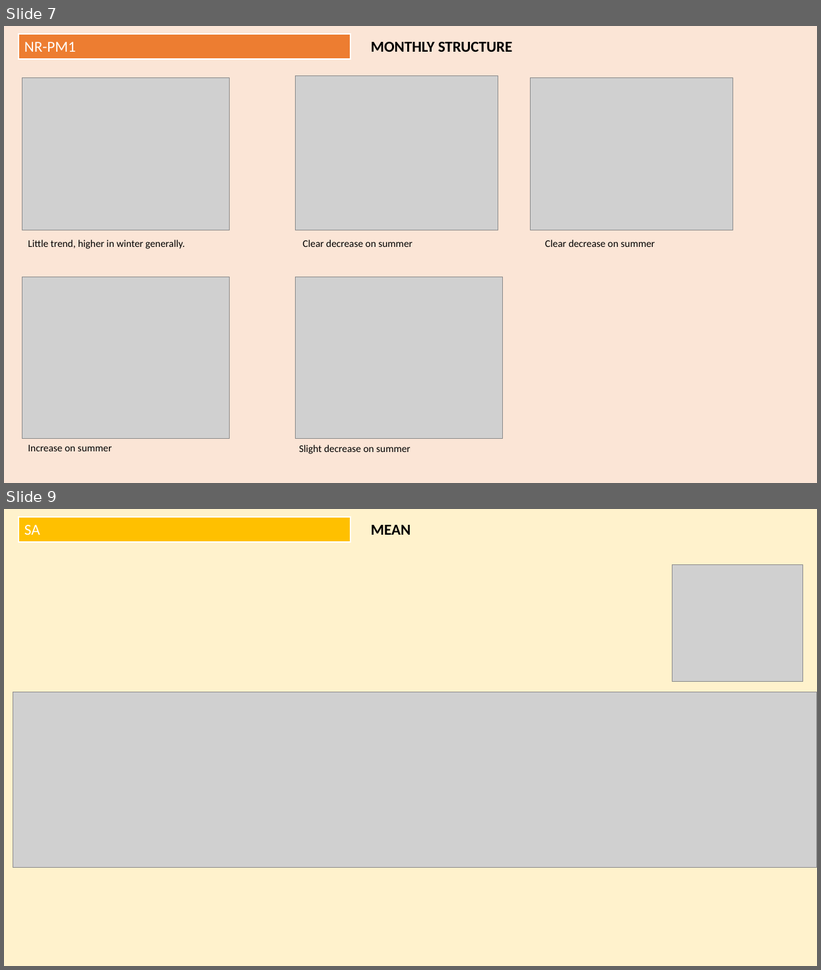
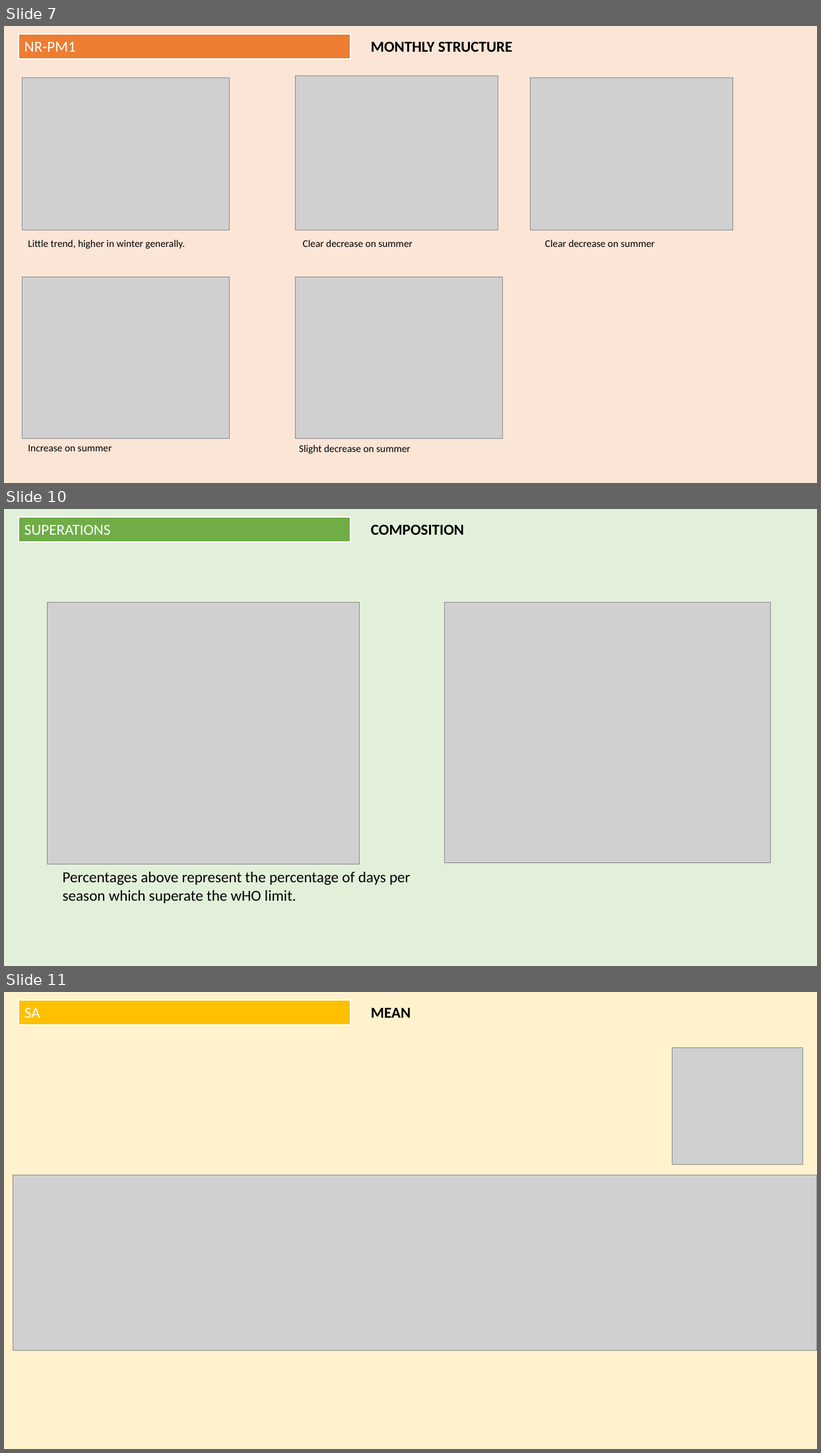
Before and after one commit to martavia0/All_Treatment, a slide deck: Plots.pptx. Shown one above the other, each under a label of ours: slides 7 and 9 before the commit, slides 7, 10 and 11 after it; the slides between them are not shown. The pictures are 821x970 and 821x1453 pixels, drawn with LibreOffice and Linux fonts; fonts in the diff are those of the drawing; grey boxes stand for pictures. Boxes give left, top, right and bottom in pixels: in the first picture for what was removed or moved away, otherwise in the second. Text is boxed around its words. In the diff, an @@ line names an element or a change of style, - is before the commit and + after.

Commit message:
Last days progress

```diff
--- a/Plots.pptx
+++ b/Plots.pptx
@@ slide 10 added at (x1=4, y1=509, x2=817, y2=966), background #E2F0D9 @@
@@ rectangle added at (x1=19, y1=517, x2=350, y2=541), fill #70AD47, outline #FFFFFF 1.5 pt, 18 pt, text #FFFFFF @@
+SUPERATIONS
@@ text added at (x1=371, y1=525, x2=464, y2=535), 18 pt, text #000000, bold @@
+COMPOSITION
@@ picture added at (x1=48, y1=602, x2=360, y2=865) @@
@@ picture added at (x1=445, y1=602, x2=772, y2=863) @@
@@ text added at (x1=63, y1=872, x2=411, y2=904), 18 pt, text #000000 @@
+Percentages above represent the percentage of days per season which superate the wHO limit.
@@ what was slide 9 is now slide 11 @@
```
Also in this commit, not shown: 1 slide changed, 7 other slides added, 1 other file.
